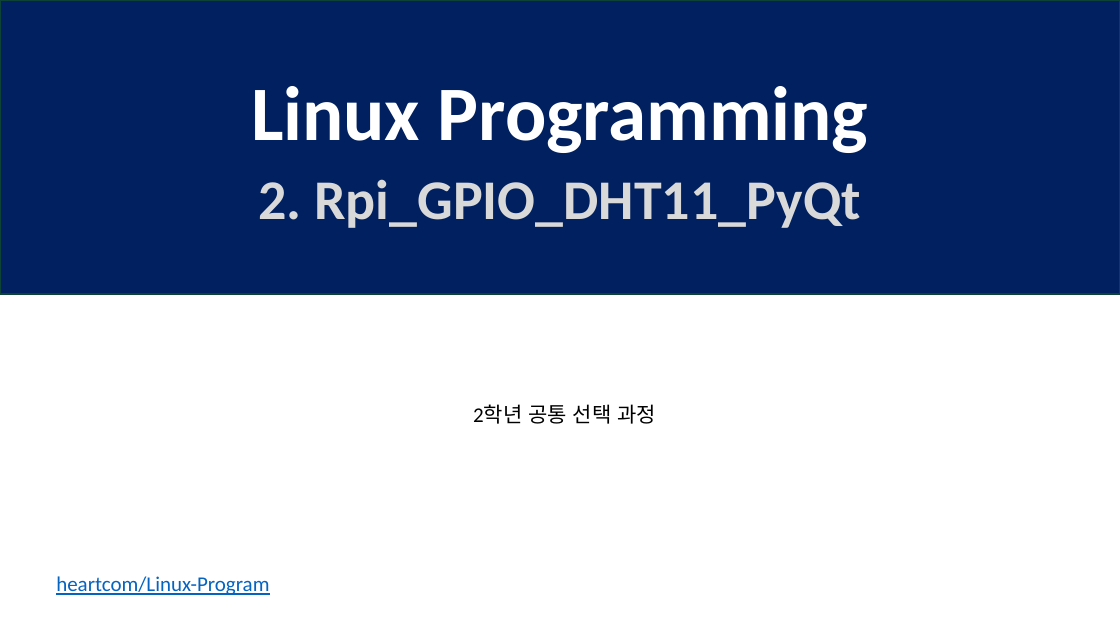
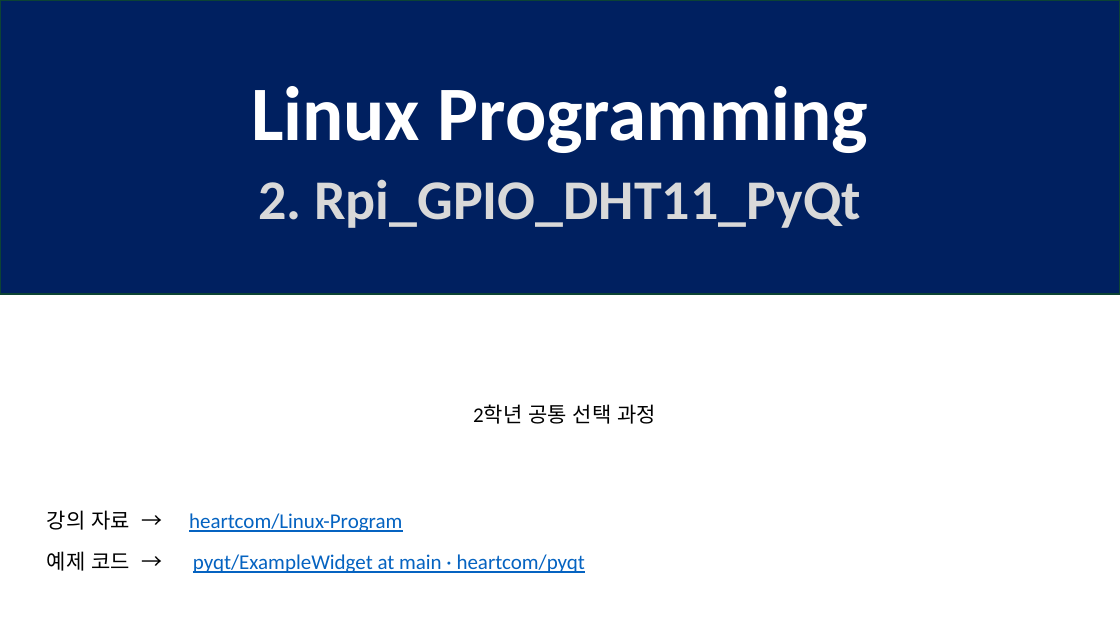
Before and after one commit to heartcom/Linux-Program, a slide deck: slide 1 of 2_Rpi_GPIO_DHT11_PyQt.pptx. Drawn at 1120x630 pixels with LibreOffice and Linux fonts; fonts in the diff are those of the drawing. Boxes give left, top, right and bottom in pixels: in the first picture for what was removed or moved away, otherwise in the second. Text is boxed around its words. In the diff, an @@ line names an element or a change of style, - is before the commit and + after.

```diff
--- a/2_Rpi_GPIO_DHT11_PyQt.pptx
+++ b/2_Rpi_GPIO_DHT11_PyQt.pptx
@@ text "heartcom/Linux-Program": place and size @@
-text "heartcom/Linux-Program" at box(56, 576, 269, 595)
+text "heartcom/Linux-Program" at box(189, 513, 402, 532)
@@ text added at box(47, 510, 130, 530), 18 pt, text #000000 @@
+강의 자료 →
@@ text added at box(47, 551, 130, 571), 18 pt, text #000000 @@
+예제 코드 →
@@ text added at box(193, 554, 585, 573), 18 pt, text #0563C1, underline @@
+pyqt/ExampleWidget at main · heartcom/pyqt
```
Also in this commit, not shown: 11 other slides changed, 29 slides added, 1 other file.
